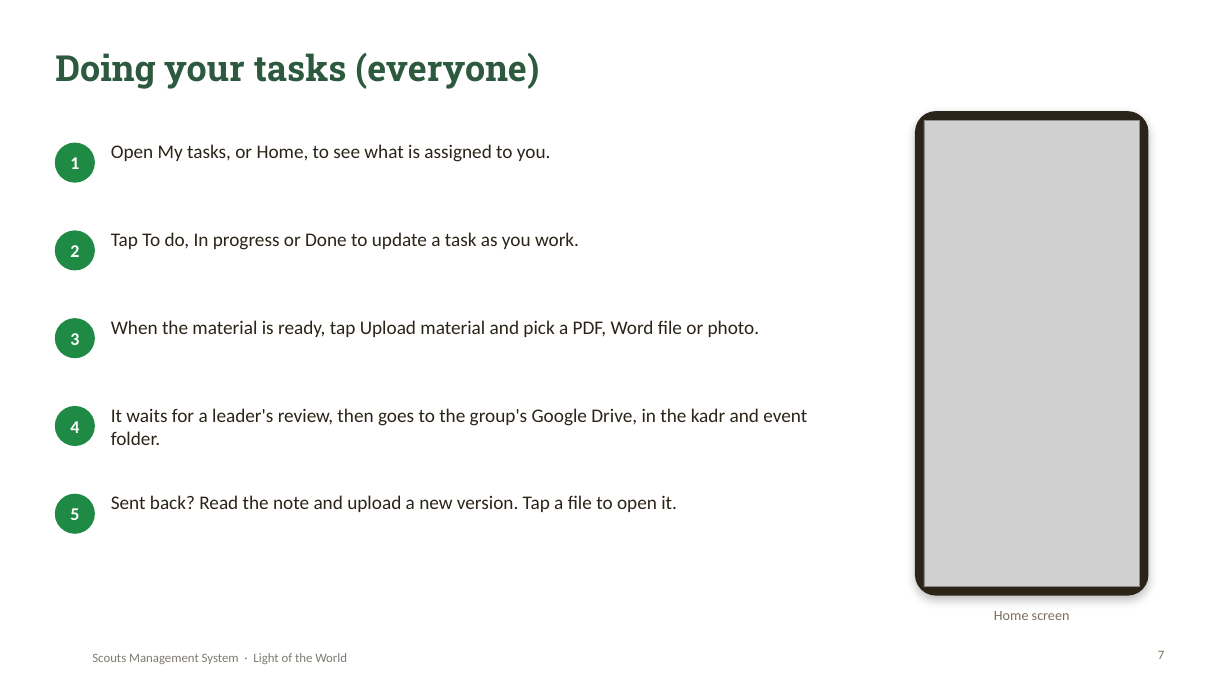
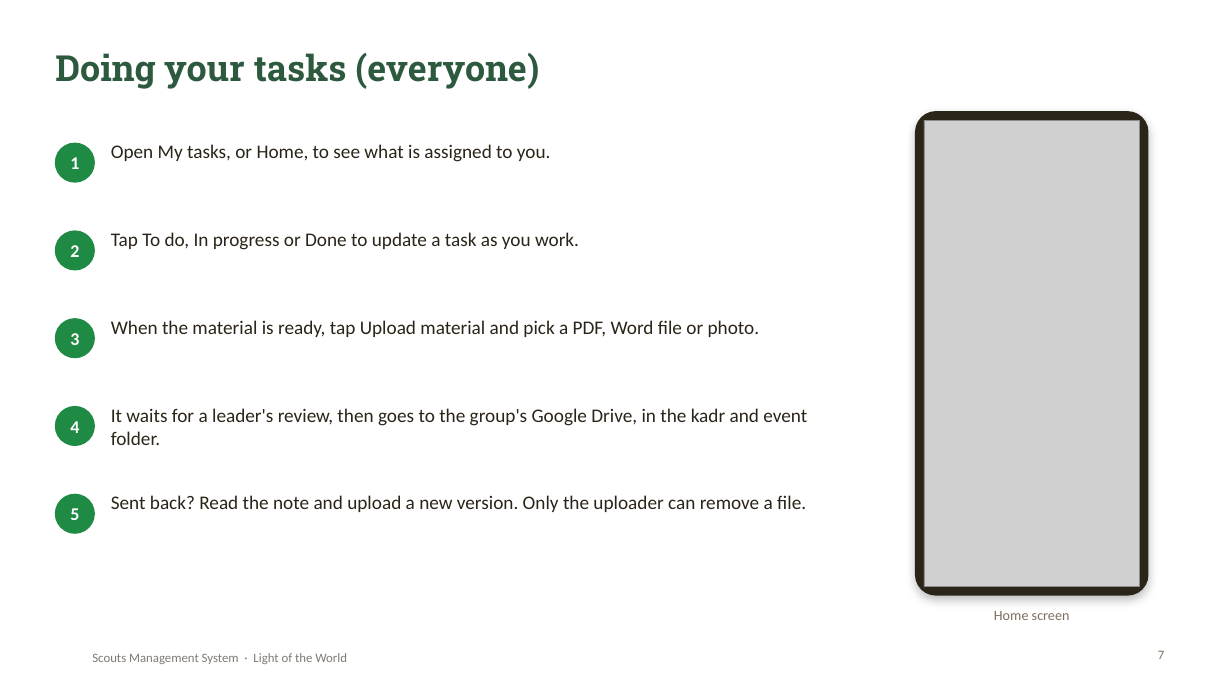
Before and after one commit to SamuelAtef123/Scouts-Management-System-Web-App, a slide deck: slide 7 of docs/Scouts-Project-Presentation.pptx. Drawn at 1232x693 pixels with LibreOffice and Linux fonts; fonts in the diff are those of the drawing; grey boxes stand for pictures; background and template pictures are left out. Boxes give left, top, right and bottom in pixels: in the first picture for what was removed or moved away, otherwise in the second. Text is boxed around its words. In the diff, an @@ line names an element or a change of style, - is before the commit and + after.

Commit message:
Fix issues found in pre-release testing
- Sign-in limit per address only counts wrong passwords, so leaders on the
  same church Wi-Fi are not locked out.
- The team-to-kadr rename only changes whole words (steamer stays steamer).
- Sign-in help now says a Database / Attendance member resets passwords.
- An event cannot move to another kadr while its tasks belong to members of
  a different kadr; new files then go to the new kadr's Drive folder.
- Files over the upload limit are refused before uploading.
- Only the person who uploaded a file can remove it.
- First account: named Group Leader, password of at least 8 characters.
- README, report and presentation updated.

```diff
--- a/docs/Scouts-Project-Presentation.pptx
+++ b/docs/Scouts-Project-Presentation.pptx
@@ text at bbox=[111, 495, 806, 512]: text changed @@
-Sent back? Read the note and upload a new version. Tap a file to open it.
+Sent back? Read the note and upload a new version. Only the uploader can remove a file.
```
Also in this commit, not shown: 13 other files.
